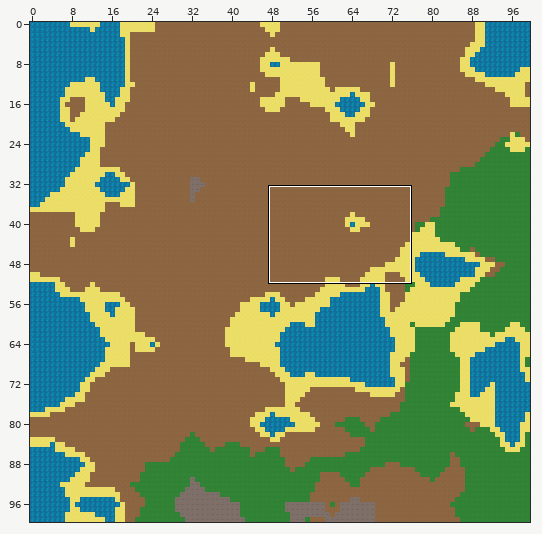
Level history. Tiled map: Graphics/Tileset/map.tmx. Above, an overview of the earlier version with the close-up marked.
Close-up. Before the commit:
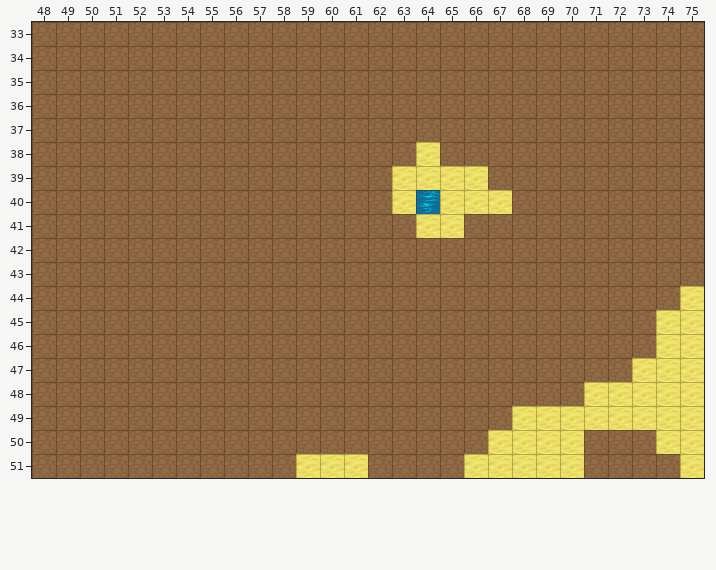
Cells are 32x32 px. Shown: x 48..75, y 33..51. The commit also changed other parts of the map, which this record leaves out.
Now the later version:
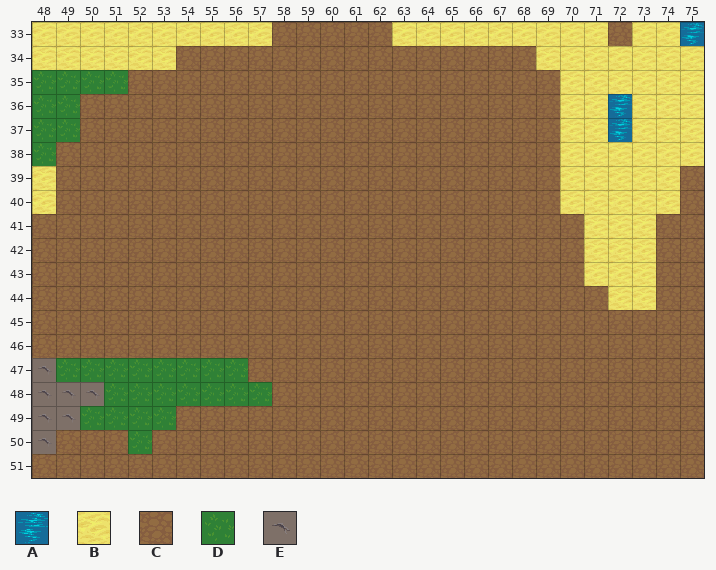
Key: from "map": A 1, B 2, C 3, D 4, E 5.
_ is an empty cell, . an unchanged one.
Edits made:
--- layer "Tile Layer 1"
@@ x 48..75 @@
-33 CCCCCCCCCC.....CCCCCCCCC.CCC
-34 CCCCCC...............CCCCCCC
-35 CCCC..................CCCCCC
-36 CC....................CCCCCC
-37 CC....................CCCCCC
-38 C...............B.....CCCCCC
-39 C..............BBBB...CCCCC.
-40 C..............BABBB..CCCCC.
-41 ................BB.....CCC..
-42 .......................CCC..
-43 .......................CCC..
-44 ........................CC.B
-45 ..........................BB
-46 ..........................BB
-47 CCCCCCCCC................BBB
-48 CCCCCCCCCC.............BBBBB
-49 CCCCCC..............BBBBBBBB
-50 C...C..............BBBB...BB
-51 ...........BBB....BBBBB....B
+33 BBBBBBBBBB.....BBBBBBBBB.BBA
+34 BBBBBB...............BBBBBBB
+35 DDDD..................BBBBBB
+36 DD....................BBABBB
+37 DD....................BBABBB
+38 D...............C.....BBBBBB
+39 B..............CCCC...BBBBB.
+40 B..............CCCCC..BBBBB.
+41 ................CC.....BBB..
+42 .......................BBB..
+43 .......................BBB..
+44 ........................BB.C
+45 ..........................CC
+46 ..........................CC
+47 EDDDDDDDD................CCC
+48 EEEDDDDDDD.............CCCCC
+49 EEDDDD..............CCCCCCCC
+50 E...D..............CCCC...CC
+51 ...........CCC....CCCCC....C
Where, in picture pixels (left, top, right, bottom), the same in both close-ups:
changed: (32, 22, 272, 214)
changed: (392, 22, 704, 478)
changed: (32, 358, 272, 454)
changed: (296, 454, 368, 478)
